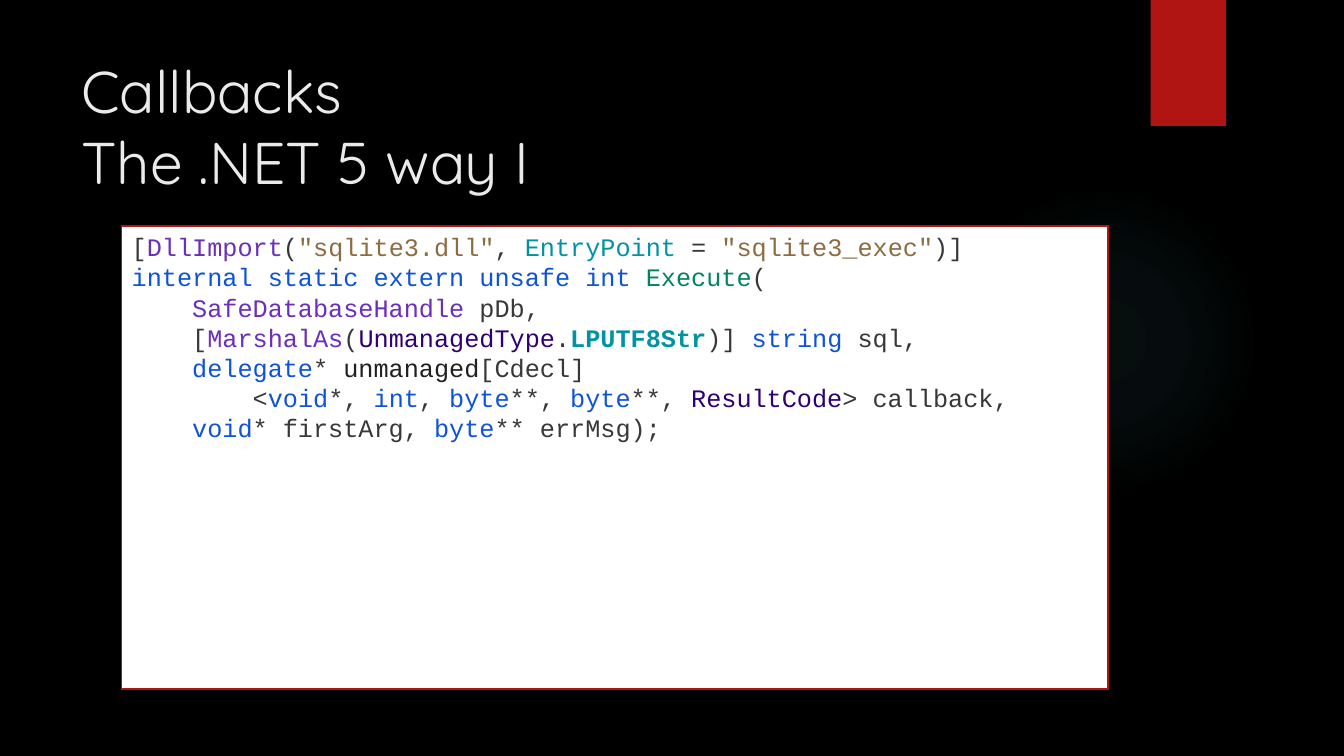
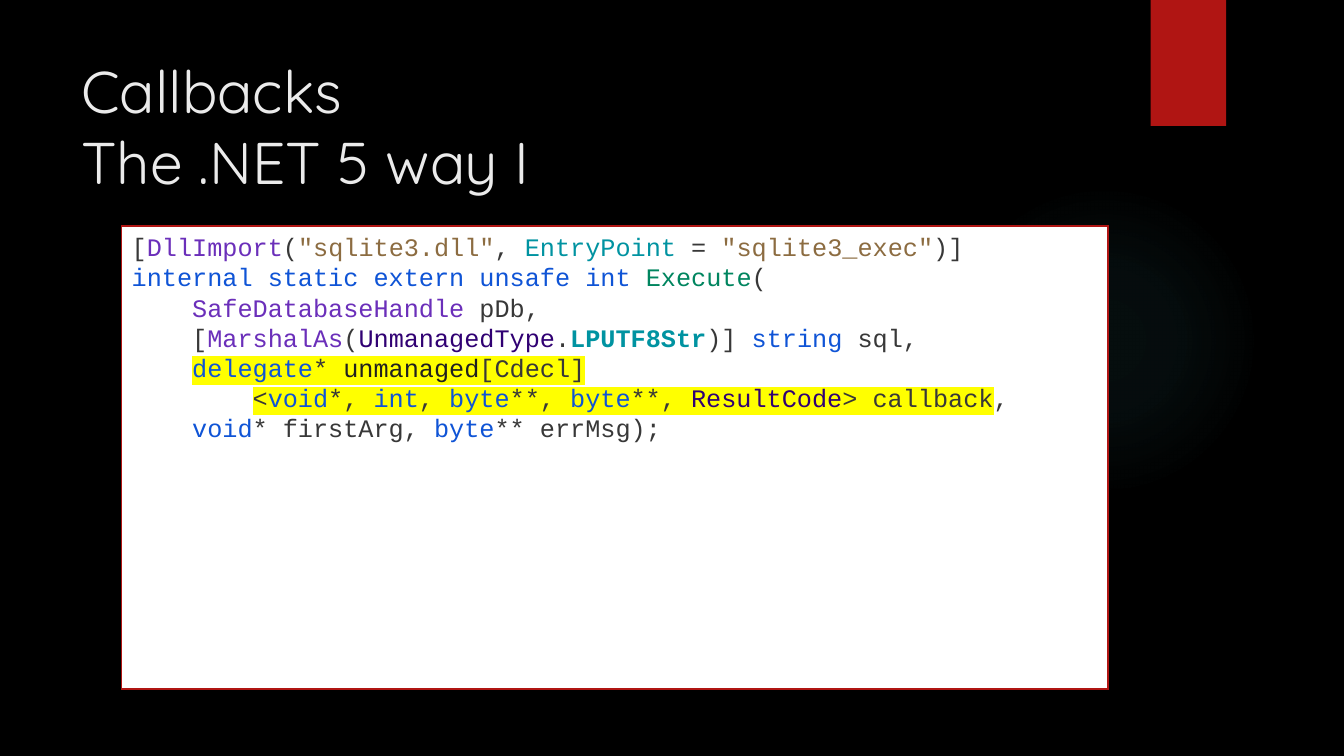
Before and after one commit to dennisdietrich/UnsafeCSharp, a slide deck: slide 49 of doc/Introduction to unsafe C#.pptx (slide 48 before the commit). Drawn at 1344x756 pixels with LibreOffice and Linux fonts; fonts in the diff are those of the drawing; background and template pictures are left out. Boxes give left, top, right and bottom in pixels: in the first picture for what was removed or moved away, otherwise in the second. Text is boxed around its words. In the diff, an @@ line names an element or a change of style, - is before the commit and + after.

```diff
--- a/doc/Introduction to unsafe C#.pptx
+++ b/doc/Introduction to unsafe C#.pptx
@@ text in rectangle at (x1=192, y1=359, x2=1009, y2=416): highlight none to #FFFF00 in "delegate* unmanaged[Cdecl]", "<void*, int, byte**, byte**, ResultCode> callback," @@
```
Also in this commit, not shown: 12 other slides changed, 1 slide added.
